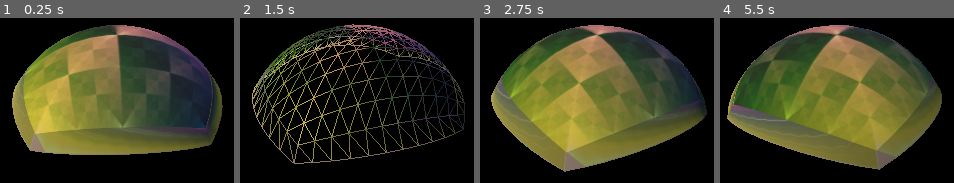
Above: before the commit, frames 1-4 (left to right).
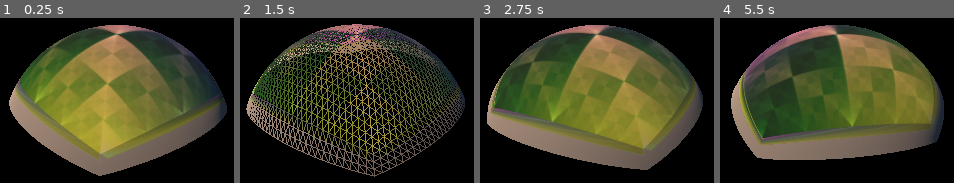
Above: after the commit, the same moments.

Repository: jinjagit/face_with_margin
Game: Godot game, scene res://Main.tscn
The game is run twice, just before and just after one commit, with the same random seed, the same clock (stepped at 60 frames per second) and the same inputs.
Inputs:
- Up to frame 1 (0.25 s): no input
- Up to frame 2 (1.5 s): tap Enter at 0.5 s; hold P 0.53-1.28 s; tap P at 1.35 s
- Up to frame 3 (2.75 s): hold P from 2.03 s (still down)
- Up to frame 4 (5.5 s): release P at 2.78 s; tap P at 2.85, 4.35 s; hold P 3.53-4.28 s; hold P from 5.03 s (still down)

The runs differ from the first frame. In frame 1, 48% of the frame differs, in the area x 3-98%, y 4-96%; in frame 2, 34%; in frame 3, 47%; in frame 4, 47%.

Commit message:
can add any number of margin rows

Diff:
--- a/FaceWithMargin.gd
+++ b/FaceWithMargin.gd
@@ -52,12 +52,12 @@
 	var normal_array := PoolVector3Array()
 	var index_array := PoolIntArray()
 
-	var resolution := 12
-	var margin := 1
+	var resolution := 30
+	var margin := 3
 	var step = 1.0 / (resolution - 1) # We can probably lose this.
 	var res_sq = resolution * resolution
 	var res_sq2 = resolution * (resolution -1)
-	var num_vertices : int = res_sq + (margin * (resolution - 1) * 4) # 4
+	var num_vertices : int = res_sq + (margin * (resolution - 1) * 4)
 	var num_indices : int = ((resolution - 1) * (resolution -1) * 6) + (margin * (resolution - 1) * 24)
 
 	var spherized = true
@@ -74,9 +74,6 @@
 	var pointOnUnitCube := Vector3(0.0, 0.0, 0.0)
 	var i : int = 0
 
-	# For reference, the default percent calc:
-	# var percent := Vector2(x, y) / (resolution - 1)
-
 	# ----------- The actual cube face mesh: --------------
 
 	for y in range(resolution):
@@ -102,87 +99,106 @@
 
 		# 'Top' edge margin:
 		for x in range(resolution - 1):
-			if m == 0:
-				percent = Vector2((x * 1.0) / (resolution - 1), 0.0)
-				pointOnUnitCube = new_normal + (percent.x - 0.5) * 2.0 * axisA + (percent.y - 0.5) * 2.0 * axisB
-
-				vertex_array[i] = spherize(pointOnUnitCube) if spherized else pointOnUnitCube
-
-				# create margin row
-				if x != resolution - 2:
+			percent = Vector2((x * 1.0) / (resolution - 1), 0.0)
+			pointOnUnitCube = new_normal + (percent.x - 0.5) * 2.0 * axisA + (percent.y - 0.5) * 2.0 * axisB
+			vertex_array[i] = spherize(pointOnUnitCube) if spherized else pointOnUnitCube
+
+			# create margin row
+			if x != resolution - 2:
+				if m == 0:
 					index_array = set_triangle_indices(index_array, tri_index, x, i, i + 1, x, i + 1, x + 1)
-					tri_index += 6
-
-			i += 1
-			#else:
+				else:
+					index_array = set_triangle_indices(index_array, tri_index, i - ((resolution -1) * 4), i, i + 1, i - ((resolution -1) * 4), i + 1, i - ((resolution -1) * 4) + 1)
+				tri_index += 6
+
+			i += 1
 
 		# 'Right' edge margin:
 		for x in range(resolution - 1):
-			if m == 0:
-				percent = Vector2(1.0, (x * 1.0) / (resolution - 1))
-				pointOnUnitCube = new_normal + (percent.x - 0.5) * 2.0 * axisA + (percent.y - 0.5) * 2.0 * axisB
-
-				vertex_array[i] = spherize(pointOnUnitCube) if spherized else pointOnUnitCube
-
-				# connect with end of previous margin row
-				if x == 0:
+			percent = Vector2(1.0, (x * 1.0) / (resolution - 1))
+			pointOnUnitCube = new_normal + (percent.x - 0.5) * 2.0 * axisA + (percent.y - 0.5) * 2.0 * axisB
+			vertex_array[i] = spherize(pointOnUnitCube) if spherized else pointOnUnitCube
+
+			# connect with end of previous margin row
+			if x == 0:
+				if m == 0:
 					index_array = set_triangle_indices(index_array, tri_index, resolution - 2, i - 1, i, resolution - 2, i, resolution -1)
-					tri_index += 6
-
-				# create margin row
-				if x != resolution - 2:
+				else:
+					index_array = set_triangle_indices(index_array, tri_index, i - ((resolution -1) * 4) - 1, i - 1, i, i - ((resolution -1) * 4) - 1, i, i - ((resolution -1) * 4))
+				tri_index += 6
+
+			# create margin row
+			if x != resolution - 2:
+				if m == 0:
 					index_array = set_triangle_indices(index_array, tri_index, (resolution - 1) + (x * resolution), i, i + 1, (resolution - 1) + (x * resolution), i + 1, (resolution - 1) + ((x  + 1) * resolution))
-					tri_index += 6
-
-			i += 1
-			#else:
+				else:
+					index_array = set_triangle_indices(index_array, tri_index, i - ((resolution -1) * 4), i, i + 1, i - ((resolution -1) * 4), i + 1, i - ((resolution -1) * 4) + 1)
+				tri_index += 6
+
+			i += 1
 
 		# 'Bottom' edge margin:
 		for x in range(resolution - 1):
-			if m == 0:
-				percent = Vector2(((resolution - 1 - x) * 1.0) / (resolution - 1), 1.0)
-				pointOnUnitCube = new_normal + (percent.x - 0.5) * 2.0 * axisA + (percent.y - 0.5) * 2.0 * axisB
-
-				vertex_array[i] = spherize(pointOnUnitCube) if spherized else pointOnUnitCube
-
-				# connect with end of previous margin row
-				if x == 0:
+			percent = Vector2(((resolution - 1 - x) * 1.0) / (resolution - 1), 1.0)
+			pointOnUnitCube = new_normal + (percent.x - 0.5) * 2.0 * axisA + (percent.y - 0.5) * 2.0 * axisB
+			vertex_array[i] = spherize(pointOnUnitCube) if spherized else pointOnUnitCube
+
+			# connect with end of previous margin row
+			if x == 0:
+				if m == 0:
 					index_array = set_triangle_indices(index_array, tri_index, res_sq - resolution - 1, i - 1, i, res_sq - resolution - 1, i, res_sq - 1)
-					tri_index += 6
-
-				# create margin row
-				if x != resolution - 2:
+				else:
+					index_array = set_triangle_indices(index_array, tri_index, i - ((resolution -1) * 4) - 1, i - 1, i, i - ((resolution -1) * 4) - 1, i, i - ((resolution -1) * 4))
+				tri_index += 6
+
+			# create margin row
+			if x != resolution - 2:
+				if m == 0:
 					index_array = set_triangle_indices(index_array, tri_index, res_sq - 1 - x, i, i + 1, res_sq - 1 - x, i + 1, res_sq - 2 - x)
-					tri_index += 6
-
-			i += 1
-			#else:
+				else:
+					index_array = set_triangle_indices(index_array, tri_index, i - ((resolution -1) * 4), i, i + 1, i - ((resolution -1) * 4), i + 1, i - ((resolution -1) * 4) + 1)
+				tri_index += 6
+
+			i += 1
 
 		# 'Left' edge margin:
 		for x in range(resolution - 1):
-			if m == 0:
-				percent = Vector2(0.0, ((resolution - 1 - x) * 1.0) / (resolution - 1))
-				pointOnUnitCube = new_normal + (percent.x - 0.5) * 2.0 * axisA + (percent.y - 0.5) * 2.0 * axisB
-
-				vertex_array[i] = spherize(pointOnUnitCube) if spherized else pointOnUnitCube
-
-				# connect with end of previous margin row
-				if x == 0:
+			percent = Vector2(0.0, ((resolution - 1 - x) * 1.0) / (resolution - 1))
+			pointOnUnitCube = new_normal + (percent.x - 0.5) * 2.0 * axisA + (percent.y - 0.5) * 2.0 * axisB
+			vertex_array[i] = spherize(pointOnUnitCube) if spherized else pointOnUnitCube
+
+			# connect with end of previous margin row
+			if x == 0:
+				if m == 0:
 					index_array = set_triangle_indices(index_array, tri_index, res_sq2 + 1, i - 1, i, res_sq2 + 1, i, res_sq2)
-					tri_index += 6
-
-				# create margin row
-				if x != resolution - 2:
+				else:
+					index_array = set_triangle_indices(index_array, tri_index, i - ((resolution -1) * 4) - 1, i - 1, i, i - ((resolution -1) * 4) - 1, i, i - ((resolution -1) * 4))
+				tri_index += 6
+
+			# create margin row
+			if x != resolution - 2:
+				if m == 0:
 					index_array = set_triangle_indices(index_array, tri_index, res_sq2 - (x * resolution), i, i + 1, res_sq2 - (x * resolution), i + 1, res_sq2 - ((x + 1) * resolution))
-					tri_index += 6
-
-				# connect with start of margin row
-				if x == resolution - 2:
+				else:
+					index_array = set_triangle_indices(index_array, tri_index, i - ((resolution -1) * 4), i, i + 1, i - ((resolution -1) * 4), i + 1, i - ((resolution -1) * 4) + 1)
+				tri_index += 6
+
+			# connect with start of margin row
+			if x == resolution - 2:
+				if m == 0:
 					index_array = set_triangle_indices(index_array, tri_index, resolution, i, i - ((resolution - 1) * 4) + 1, resolution, i - ((resolution - 1) * 4) + 1, 0)
 					tri_index += 6
-
-			i += 1
-			#else:
+				else:
+					index_array[tri_index + 2] = i - ((resolution - 1) * 4)
+					index_array[tri_index + 1] = i
+					index_array[tri_index] = i - ((resolution - 1) * 4) + 1
+
+					index_array[tri_index + 5] = i - ((resolution - 1) * 4)
+					index_array[tri_index + 4] = i - ((resolution - 1) * 4) + 1
+					index_array[tri_index + 3] = i - ((resolution - 1) * 8) + 1
+					tri_index += 6
+
+			i += 1
 
 	# Calculate normal for each triangle
 	for a in range(0, index_array.size(), 3):
--- a/Planet.tscn
+++ b/Planet.tscn
@@ -11,6 +11,7 @@
 script = ExtResource( 1 )
 
 [node name="Up" type="MeshInstance" parent="."]
+transform = Transform( 0.819152, 0, 0.573577, 0, 1, 0, -0.573577, 0, 0.819152, 0, 0, 0 )
 material_override = SubResource( 1 )
 script = ExtResource( 3 )
 normal = Vector3( 0, 1, 0 )
